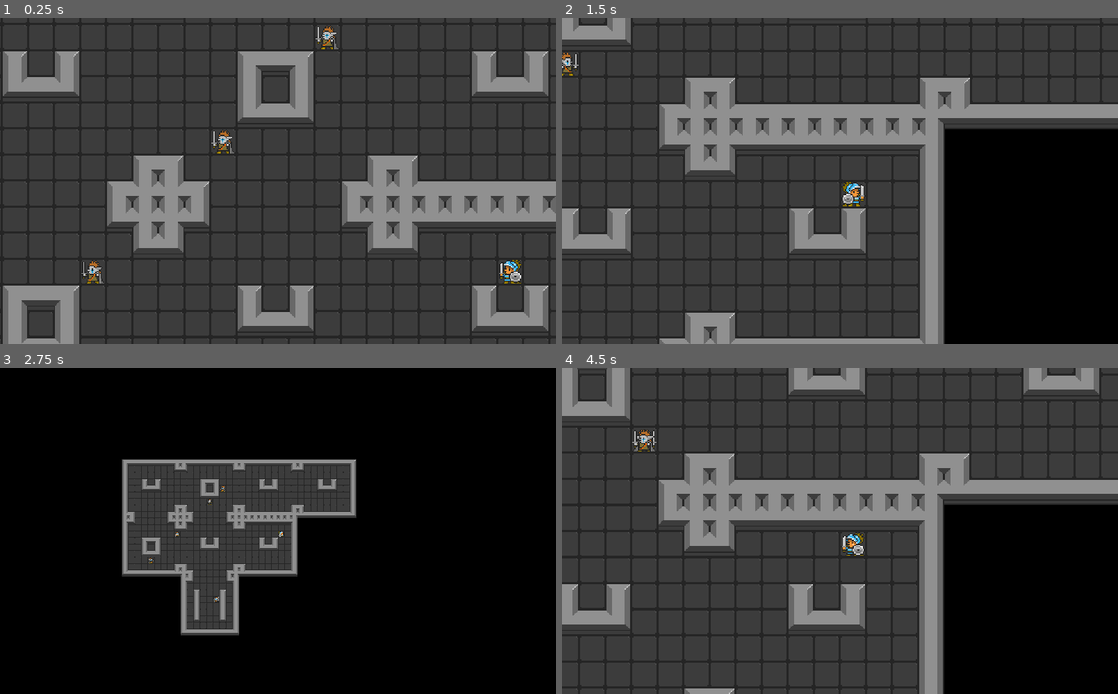
Above: before the commit, frames 1-4 (two rows, left to right).
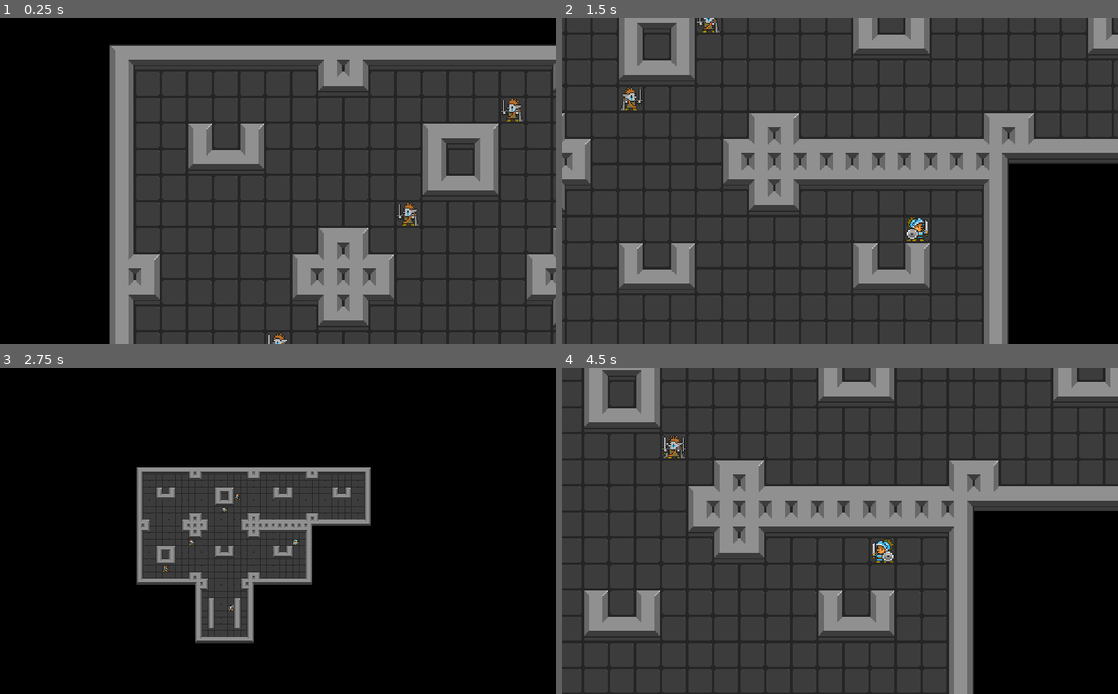
Above: after the commit, the same moments.

Repository: nuzcraft/mini_haquelike
Game: Godot game, scene res://Main.tscn
Same seed, same stepped clock (60 frames per second), same inputs: the game is played once before the commit and once after it.
Inputs:
- Up to frame 1 (0.25 s): no input
- Up to frame 2 (1.5 s): hold Right (ui_right) 0.53-1.28 s; tap Z (camera_toggle) at 0.6, 1.35 s; hold Down (ui_down) from 1.28 s (still down)
- Up to frame 3 (2.75 s): release Down (ui_down) at 2.03 s; hold Right (ui_right) from 2.03 s (still down); tap Z (camera_toggle) at 2.1 s
- Up to frame 4 (4.5 s): release Right (ui_right) at 2.78 s; hold Up (ui_up) 2.78-3.53 s; tap Z (camera_toggle) at 2.85, 3.6, 4.35 s; hold Left (ui_left) from 3.53 s (still down)

The runs differ from the first frame. In frame 1, 55% of the frame differs, in the area x 0-100%, y 0-100%; in frame 2, 36%; in frame 3, 9.4%; in frame 4, 23%.

Commit message:
changed smooth movement to use tween

Diff:
--- a/Main.tscn
+++ b/Main.tscn
@@ -16,7 +16,10 @@
 [node name="Camera2D" type="Camera2D" parent="Stage/Hero"]
 current = true
 zoom = Vector2( 0.25, 0.25 )
+drag_margin_h_enabled = true
+drag_margin_v_enabled = true
 smoothing_enabled = true
+smoothing_speed = 3.0
 
 [node name="WorldTileMap" parent="." instance=ExtResource( 2 )]
 centered_textures = true
--- a/scenes/Actor.gd
+++ b/scenes/Actor.gd
@@ -18,8 +18,8 @@
 func _ready():
 	pass # Replace with function body.
 
-func _process(delta):
-	animatedSprite.position = animatedSprite.position.move_toward(target_sprite_position, 120.0 * delta)
+#func _process(delta):
+#	animatedSprite.position = animatedSprite.position.move_toward(target_sprite_position, 120.0 * delta)
 #	animatedSprite.position = move_toward(animatedSprite.position, target_sprite_position, 1.0) * delta
 
 func set_tile_location(location: Vector2):
@@ -29,6 +29,8 @@
 
 func set_sprite_position(delta: Vector2):
 	animatedSprite.position -= delta * TILE_SIZE
+	var tween = get_tree().create_tween()
+	tween.tween_property(animatedSprite, "position", target_sprite_position, 0.25)
 
 
 func get_tile_location():
Binary file added: research/007_zoom_movement.gif
